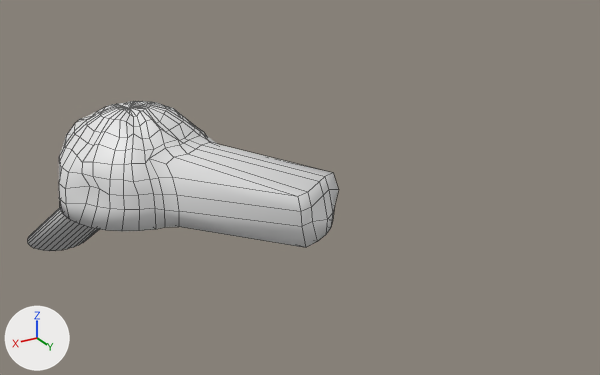
A saved change to the FBX model Assets/3D models/grotte.fbx.
Before and after are seen from a 50 mm camera at (29.4, 84.6, 36.9) aimed at (-12.5, 14.7, 2.0). Lighting does not change. The marker at lower left points along +X, +Y and +Z. Mesh edges are drawn as thin lines. Where no turn or scale is listed for an object, it has been applied to the vertices.
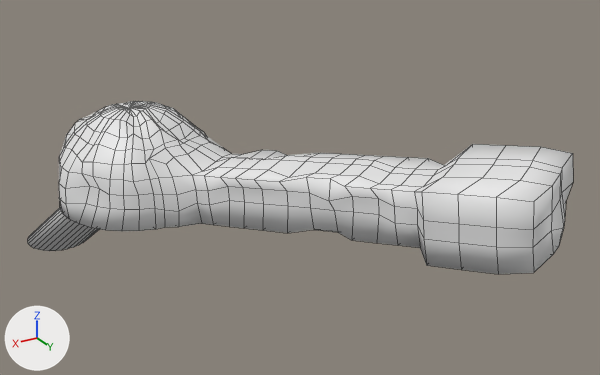
The change, as a list of edits to the scene's bpy script:
```text
Change me_sphere:
    used by ob_sphere; location = (0.0, 0.0, 0.0)
    remove me_sphere.from_pydata(...)  # 402 vertices, 401 faces; spans x -15.8..10.8, y -15.7..20.6, z -10.3..9.1
    add me_sphere.from_pydata(...)  # 612 vertices, 611 faces; spans x -27.9..10.8, y -15.7..42.3, z -10.3..10.4
    me_sphere part 1
    8 vertices are removed from x -15.4..-9.2, y 16.8..20.6, z -1.8..3.8
    24 faces are deleted
    4 vertices in x -14.2..-9.3, y 18.2..20.4, z -1.8..3.9 move by (6.6, -10.5, 0.0)
    3 vertices in x -12.9..-9.3, y 19.3..20.3, z -1.8..3.6 move by (6.7, -10.5, 0.0)
    5 vertices move from x -15.8..-12.9, y 16.9..19.4, z 0.0..3.9 to x -9.7..-7.0, y 6.4..10.2, z -1.6..4.7
    185 vertices are added at x -27.9..-2.5, y 6.3..42.3, z -1.8..10.4
    15 new vertices lie (1.0, -1.8, -0.3) away from vertices in x -20.5..-4.3, y 9.5..30.1, z -1.3..7.2
    7 new vertices lie (1.4, -2.6, -0.4) away from vertices in x -14.5..-8.3, y 15.7..19.4, z 0.3..6.0
    6 new vertices lie (1.3, -2.3, -0.4) away from vertices in x -19.3..-12.3, y 23.6..27.9, z 0.5..6.6
    5 new vertices lie (2.1, 1.1, -0.3) away from vertices in x -23.1..-12.9, y 19.5..39.9, z 6.4..10.2
    234 new faces join them
```

What differs and where, as boxes [x1, y1, x2, y2] in the pictures (600 x 375 px):
'Sphere', reshaped (76% wider, 15% taller)
    before: [28, 101, 338, 251]
    after: [28, 101, 573, 274]
part 1 of me_sphere, built on
    before: [171, 143, 338, 247]
    after: [171, 143, 573, 274]
